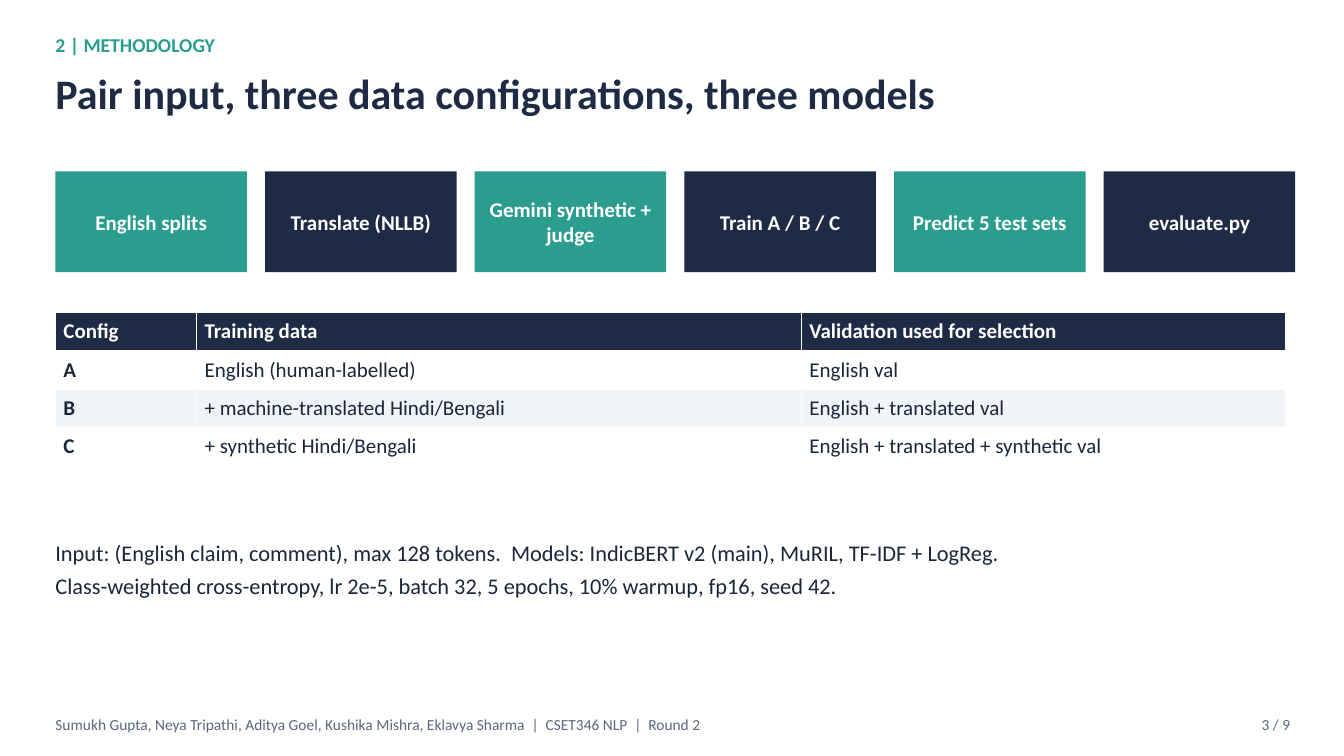
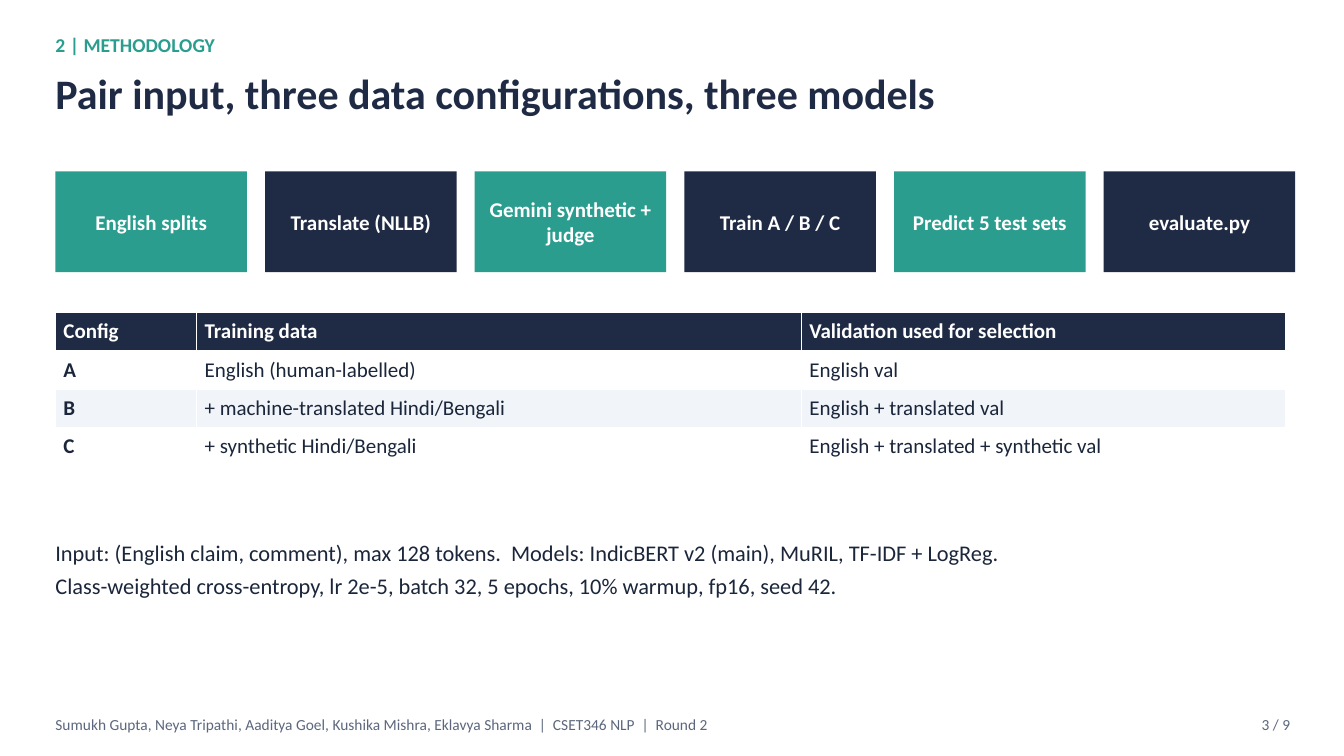
Before and after one commit to sumukh-dgaf/indic-climate-stance, a slide deck: slide 3 of outputs/Round2_Deck.pptx. Drawn at 1344x756 pixels with LibreOffice and Linux fonts; fonts in the diff are those of the drawing. Boxes give left, top, right and bottom in pixels: in the first picture for what was removed or moved away, otherwise in the second. Text is boxed around its words. In the diff, an @@ line names an element or a change of style, - is before the commit and + after.

```diff
--- a/outputs/Round2_Deck.pptx
+++ b/outputs/Round2_Deck.pptx
@@ text at (55, 719, 708, 733): text changed @@
-Sumukh Gupta, Neya Tripathi, Aditya Goel, Kushika Mishra, Eklavya Sharma | CSET346 NLP | Round 2
+Sumukh Gupta, Neya Tripathi, Aaditya Goel, Kushika Mishra, Eklavya Sharma | CSET346 NLP | Round 2
```
Also in this commit, not shown: 8 other slides changed, 9 other files.
